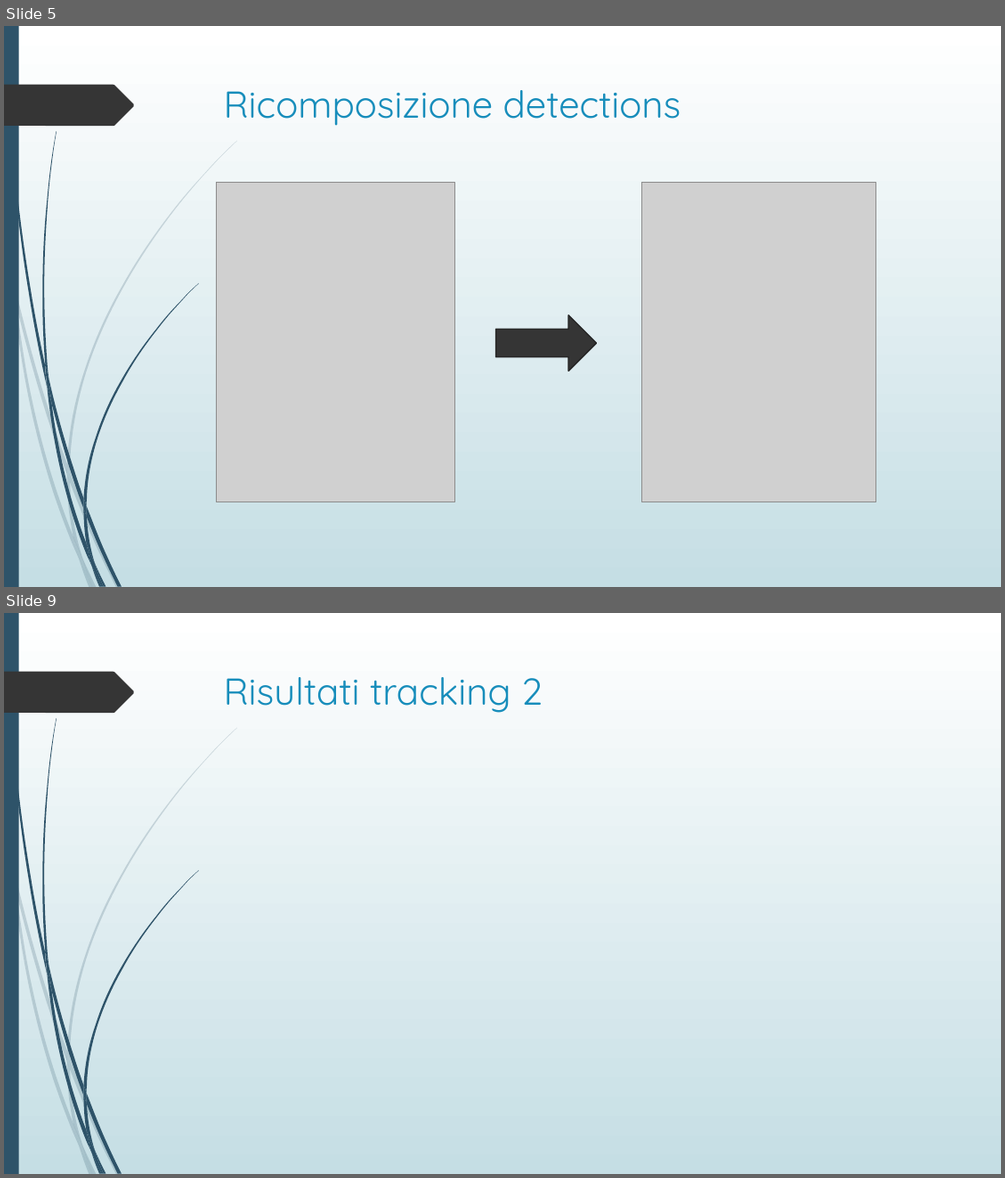
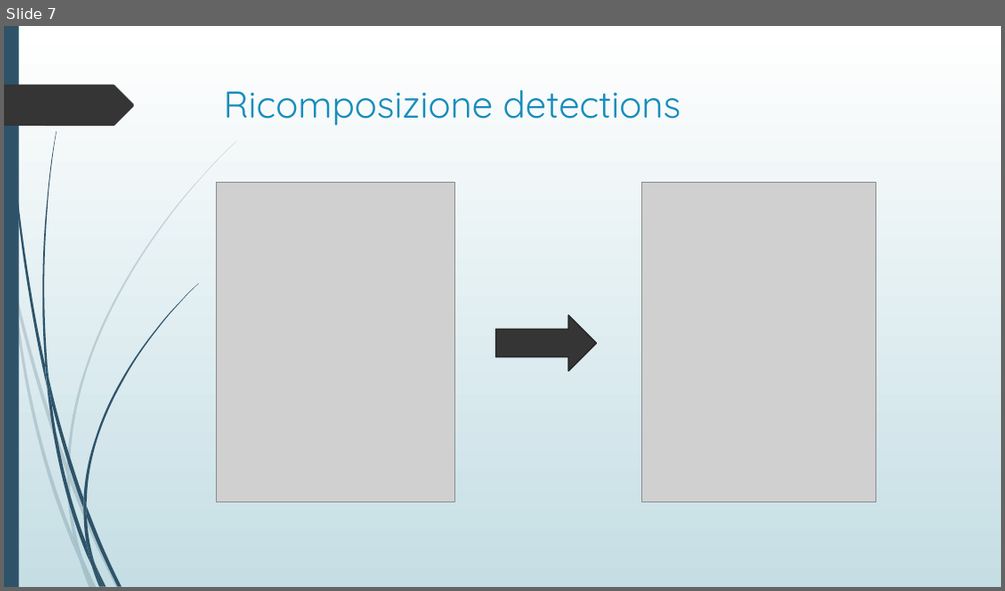
Before and after one commit to davide97l/Tesi-Laurea-Triennale, a slide deck: presentazione_tesi.pptx. Shown one above the other, each under a label of ours: slides 5 and 9 before the commit, slide 7 after it; the slides between them are not shown. The pictures are 1005x1178 and 1005x591 pixels, drawn with LibreOffice and Linux fonts; fonts in the diff are those of the drawing; grey boxes stand for pictures. Boxes give left, top, right and bottom in pixels: in the first picture for what was removed or moved away, otherwise in the second. Text is boxed around its words. In the diff, an @@ line names an element or a change of style, - is before the commit and + after.

```diff
--- a/presentazione_tesi.pptx
+++ b/presentazione_tesi.pptx
@@ slide 9 removed at (x1=4, y1=613, x2=1001, y2=1174), background gradient #FFFFFF to #C5DEE5; not listed: 24 template elements that a slide beside it also shows @@
@@ title removed at (x1=224, y1=677, x2=542, y2=713) @@
-Risultati tracking 2
@@ what was slide 5 is now slide 7 @@
```
Also in this commit, not shown: 4 slides changed, 6 slides added, 4 other slides removed, 12 other files.
